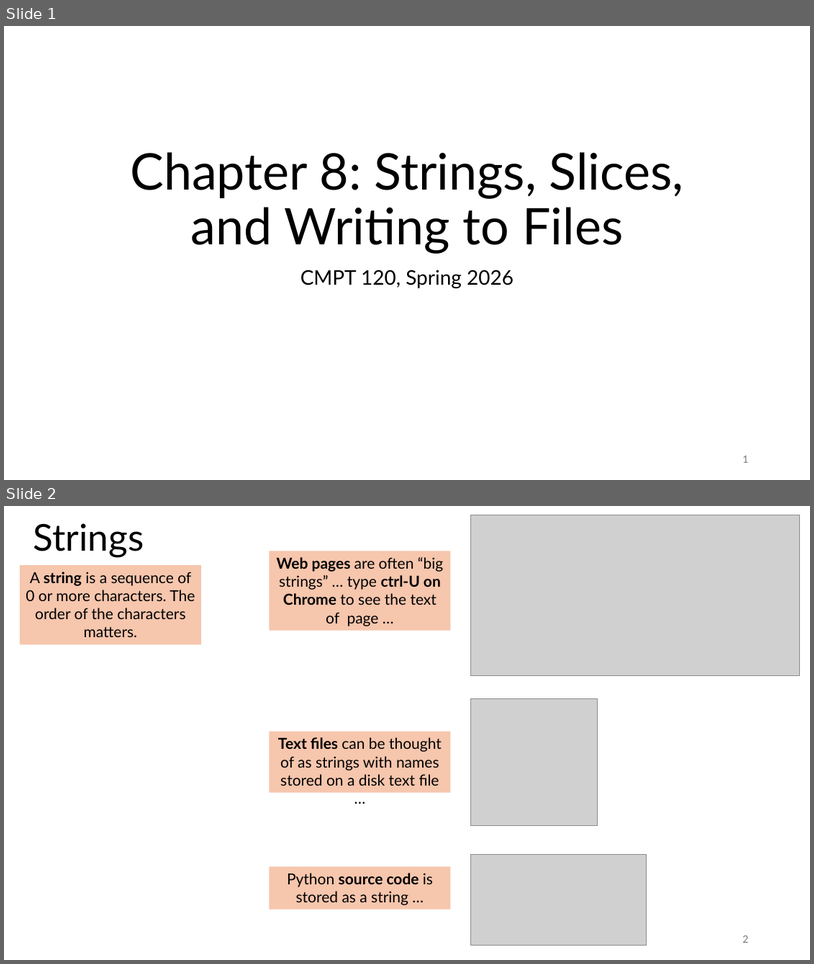
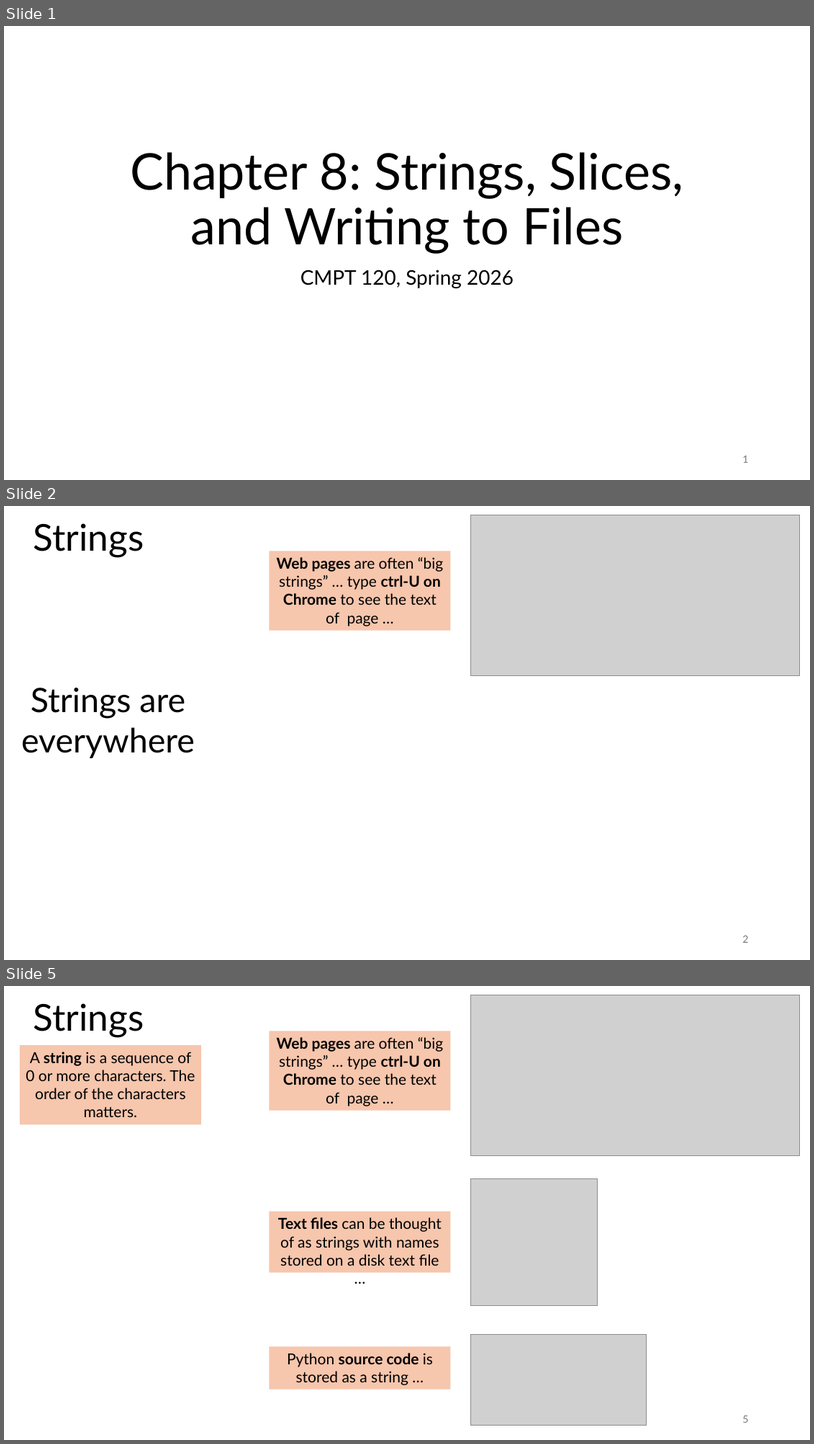
Before and after one commit to tjd1234/cmpt120spring2026, a slide deck: lecture_notes/chapter8/chapter8.pptx. Shown one above the other, each under a label of ours: slides 1 and 2 before the commit, slides 1, 2 and 5 after it; the slides between them are not shown. The pictures are 814x964 and 814x1444 pixels, drawn with LibreOffice and Linux fonts; fonts in the diff are those of the drawing; grey boxes stand for pictures. Boxes give left, top, right and bottom in pixels: in the first picture for what was removed or moved away, otherwise in the second. Text is boxed around its words. In the diff, an @@ line names an element or a change of style, - is before the commit and + after.

```diff
--- a/lecture_notes/chapter8/chapter8.pptx
+++ b/lecture_notes/chapter8/chapter8.pptx
@@ slide 2 added at [4,506,810,960], background #FFFFFF @@
@@ title added at [34,523,144,558], 44 pt, text #000000 @@
+Strings
@@ picture added at [471,515,800,675] @@
@@ rectangle added at [270,551,451,630], fill #F6C6AD, 18 pt, text #000000 @@
+Web pages are often “big strings” … type ctrl-U on Chrome to see the text of page …
@@ text added at [21,687,195,758], 40 pt, text #000000 @@
+Strings are everywhere
@@ page number added at [743,935,748,942], 12 pt, text #797979 @@
+2
@@ what was slide 2 is now slide 5 @@
@@ page number at [743,1415,748,1422]: text changed @@
-2
+5
```
Also in this commit, not shown: 10 slides changed, 4 other slides added, 4 other files.
